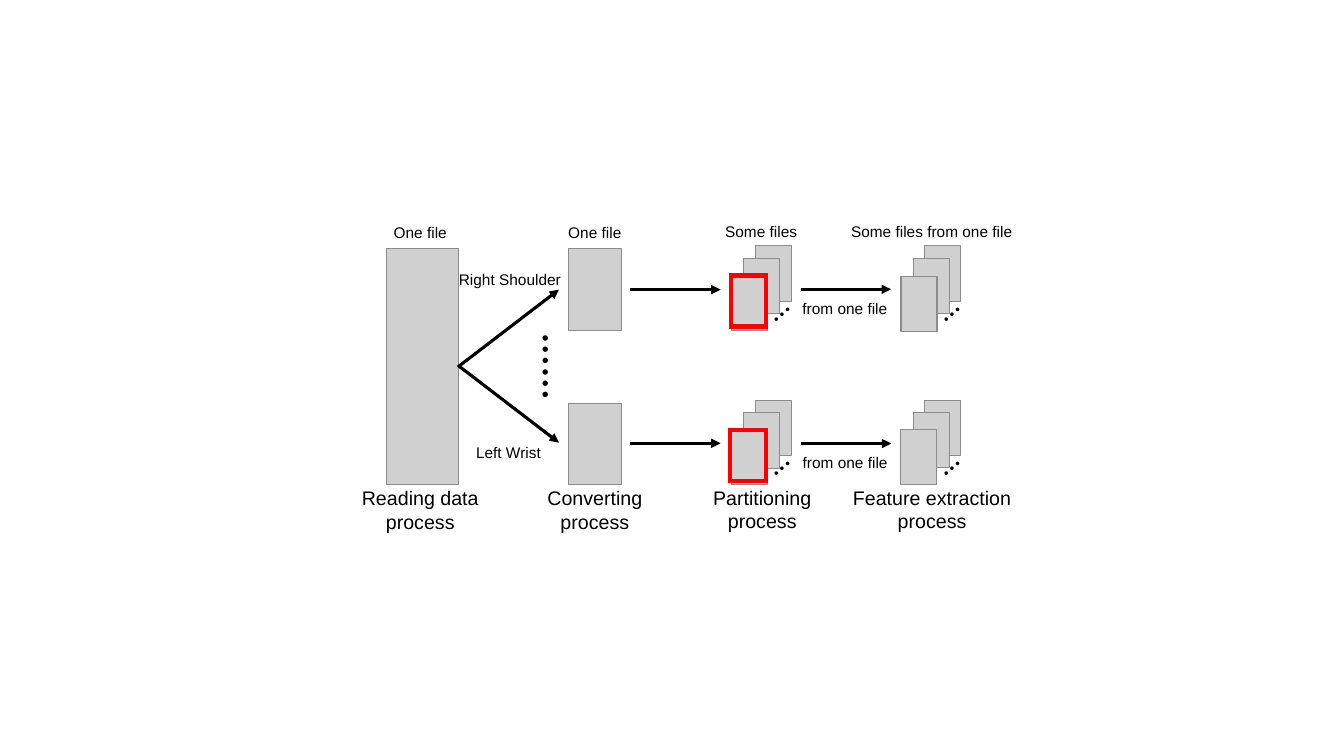
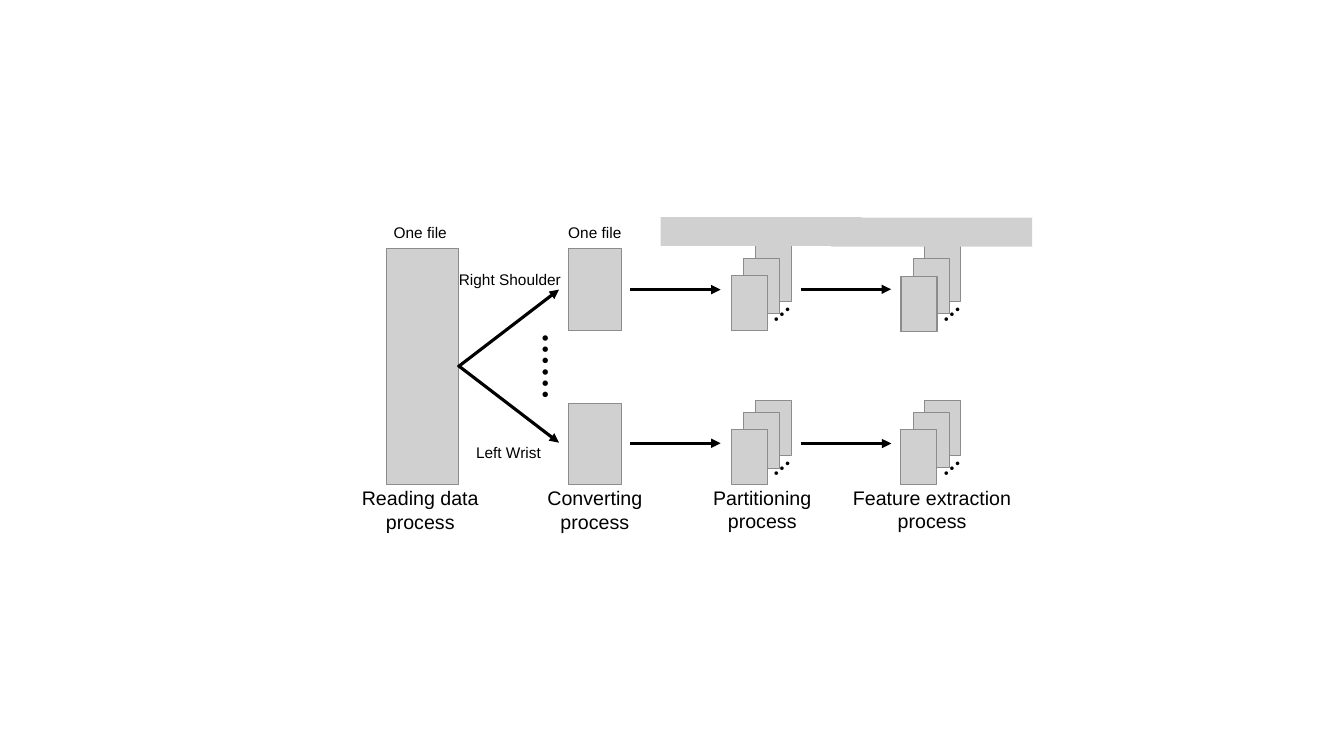
Before and after one commit to a2h1r0/lab, a slide deck: slide 1 of paper/ABC2021BentoChallenge/figures/figures.pptx (slide 2 before the commit). Drawn at 1344x756 pixels with LibreOffice and Linux fonts; fonts in the diff are those of the drawing; grey boxes stand for pictures. Boxes give left, top, right and bottom in pixels: in the first picture for what was removed or moved away, otherwise in the second. Text is boxed around its words. In the diff, an @@ line names an element or a change of style, - is before the commit and + after.

```diff
--- a/paper/ABC2021BentoChallenge/figures/figures.pptx
+++ b/paper/ABC2021BentoChallenge/figures/figures.pptx
@@ picture added at (660, 217, 861, 246) @@
@@ picture added at (832, 218, 1032, 247) @@
@@ group removed at (725, 226, 1012, 481): 4 texts, 2 rectangles @@
-Some files
-Some files from one file
-from one file
-from one file
```
Also in this commit, not shown: 1 slide added, 1 slide removed.
